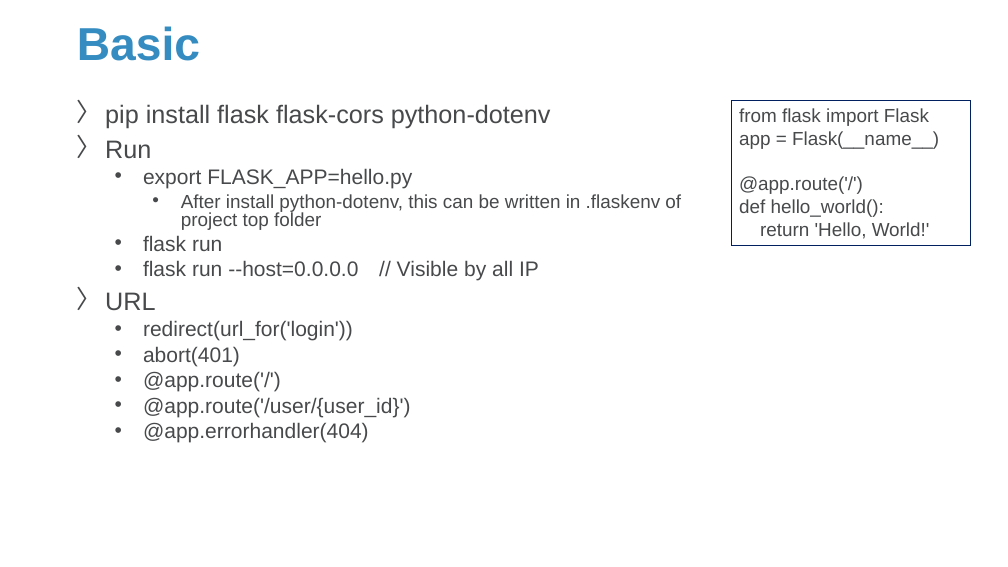
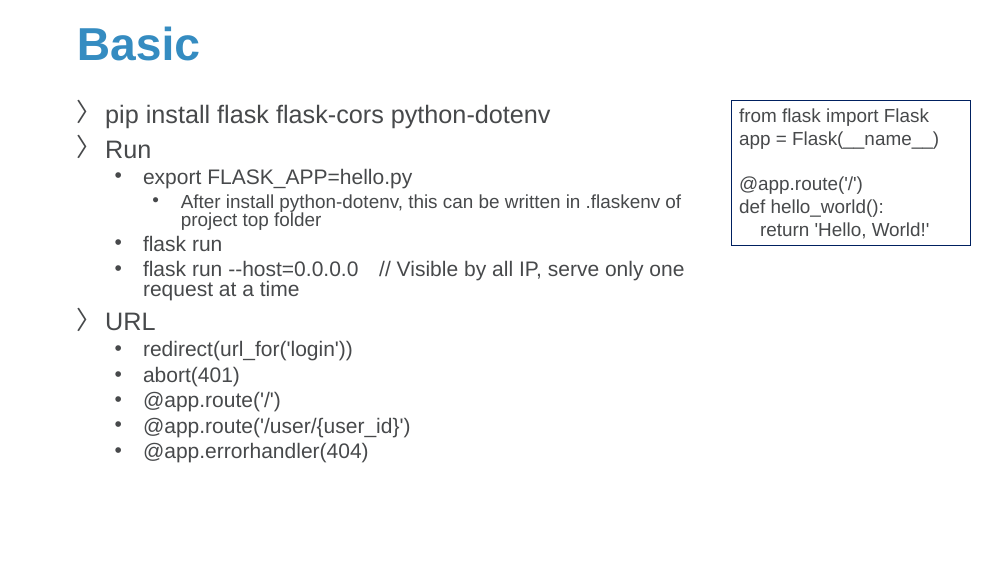
Before and after one commit to Sparks-Lu/TechNotes, a slide deck: slide 3 of Web/Flask-Notes.pptx. Drawn at 1008x567 pixels with LibreOffice and Linux fonts; fonts in the diff are those of the drawing; background and template pictures are left out. Boxes give left, top, right and bottom in pixels: in the first picture for what was removed or moved away, otherwise in the second. Text is boxed around its words. In the diff, an @@ line names an element or a change of style, - is before the commit and + after.

```diff
--- a/Web/Flask-Notes.pptx
+++ b/Web/Flask-Notes.pptx
@@ text at (143, 260, 684, 301): text changed @@
-  • flask run --host=0.0.0.0 // Visible by all IP
+  • flask run --host=0.0.0.0 // Visible by all IP, serve only one request at a time
```
Also in this commit, not shown: 3 other slides changed, 3 slides added, 14 other files.
